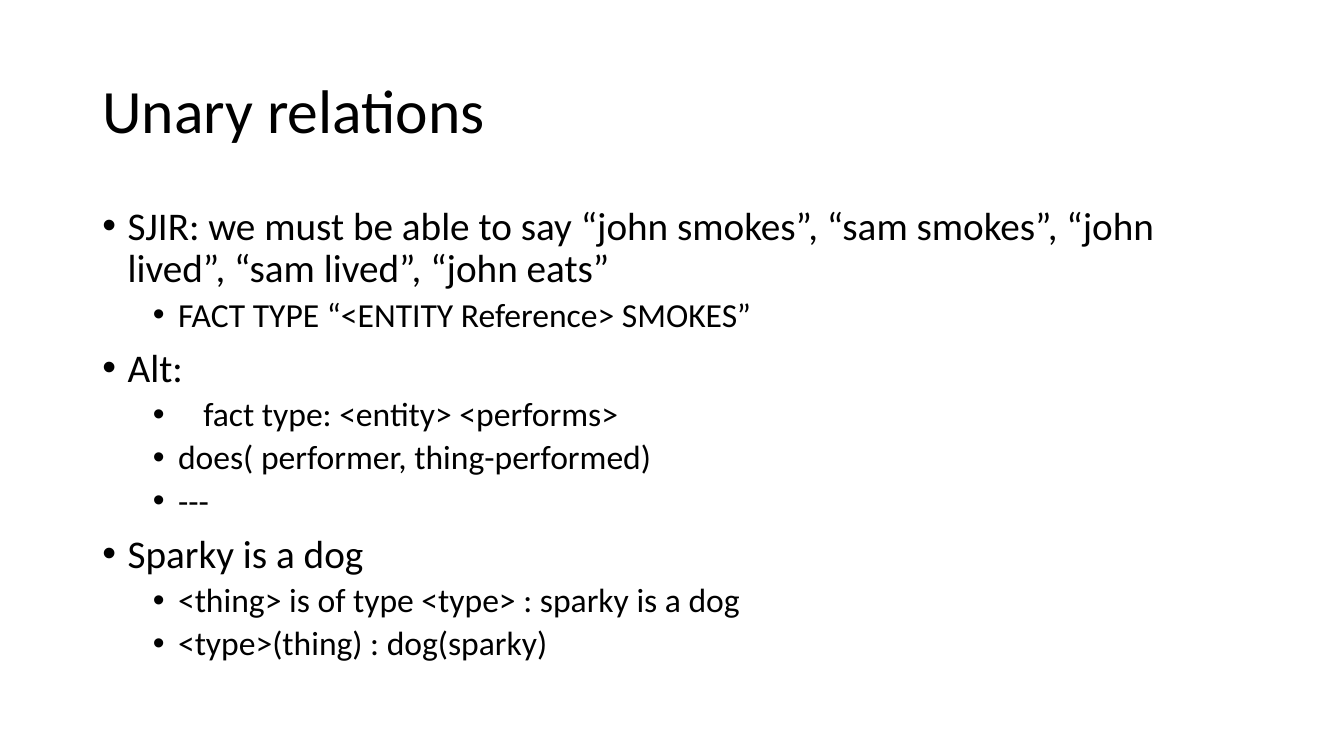
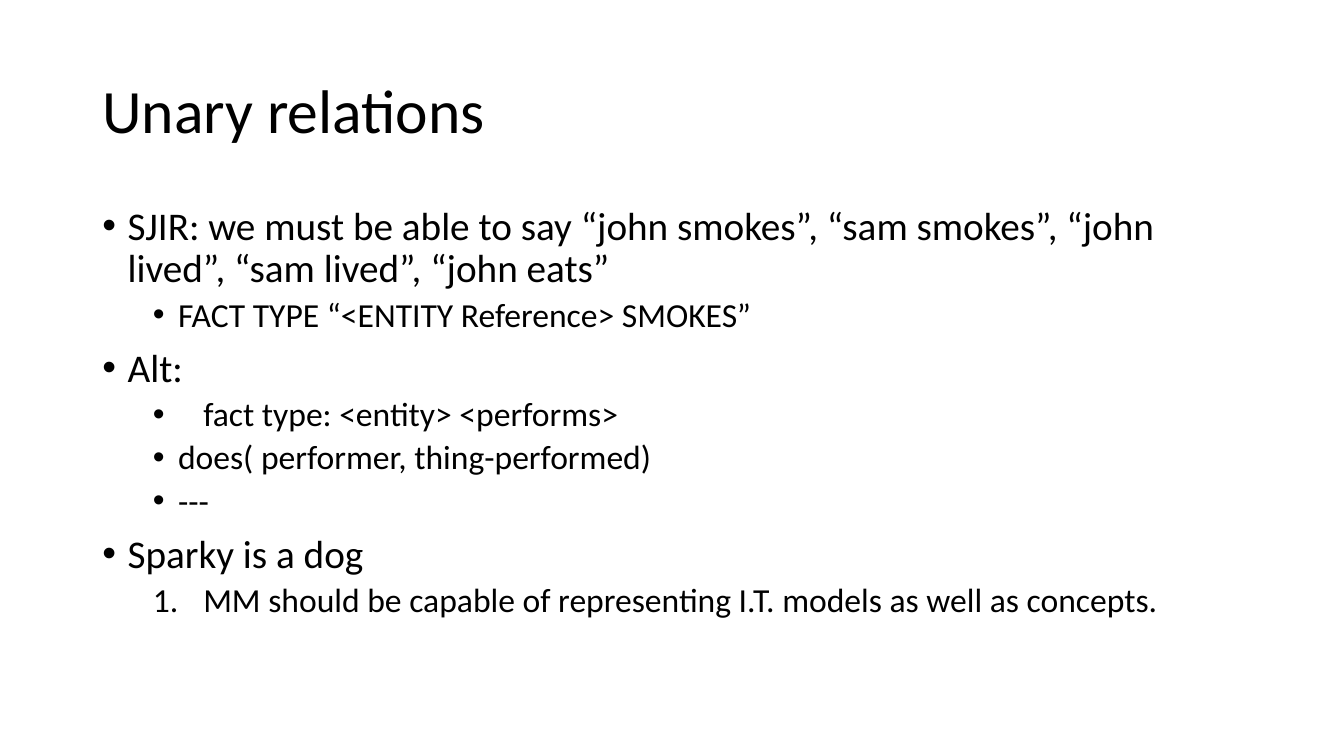
Before and after one commit to ModelDriven/SIMF, a slide deck: slide 3 of Discussions/Relations.pptx. Drawn at 1344x756 pixels with LibreOffice and Linux fonts; fonts in the diff are those of the drawing. Boxes give left, top, right and bottom in pixels: in the first picture for what was removed or moved away, otherwise in the second. Text is boxed around its words. In the diff, an @@ line names an element or a change of style, - is before the commit and + after.

Commit message:
forgot to save

```diff
--- a/Discussions/Relations.pptx
+++ b/Discussions/Relations.pptx
@@ text at (203,588,1158,618): text changed @@
-  • <thing> is of type <type> : sparky is a dog
-  • <type>(thing) : dog(sparky)
+  1. MM should be capable of representing I.T. models as well as concepts.
```
